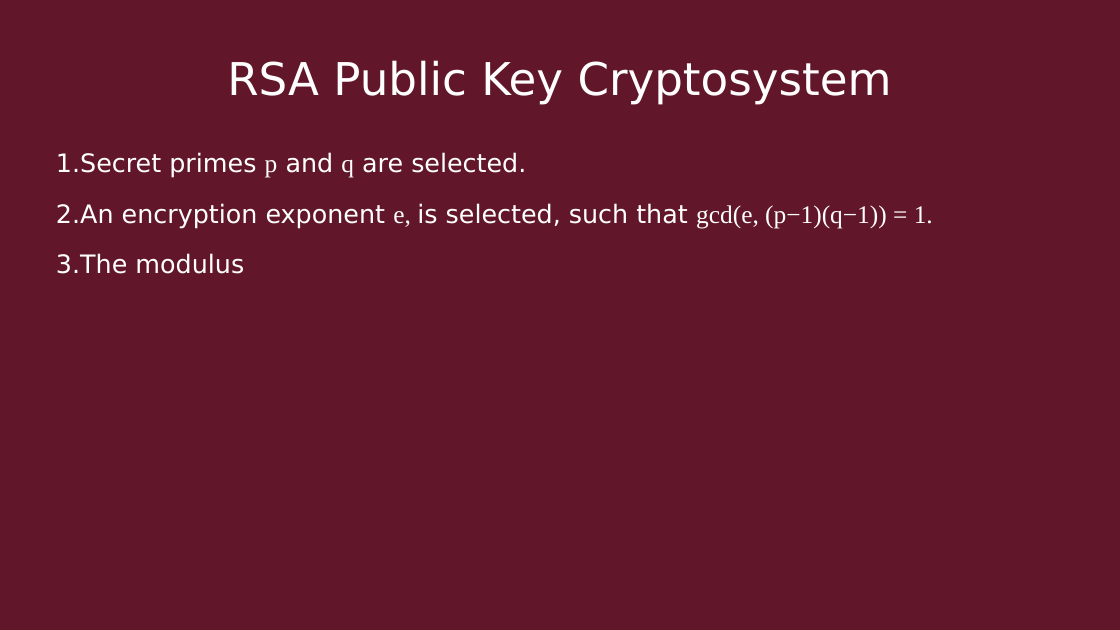
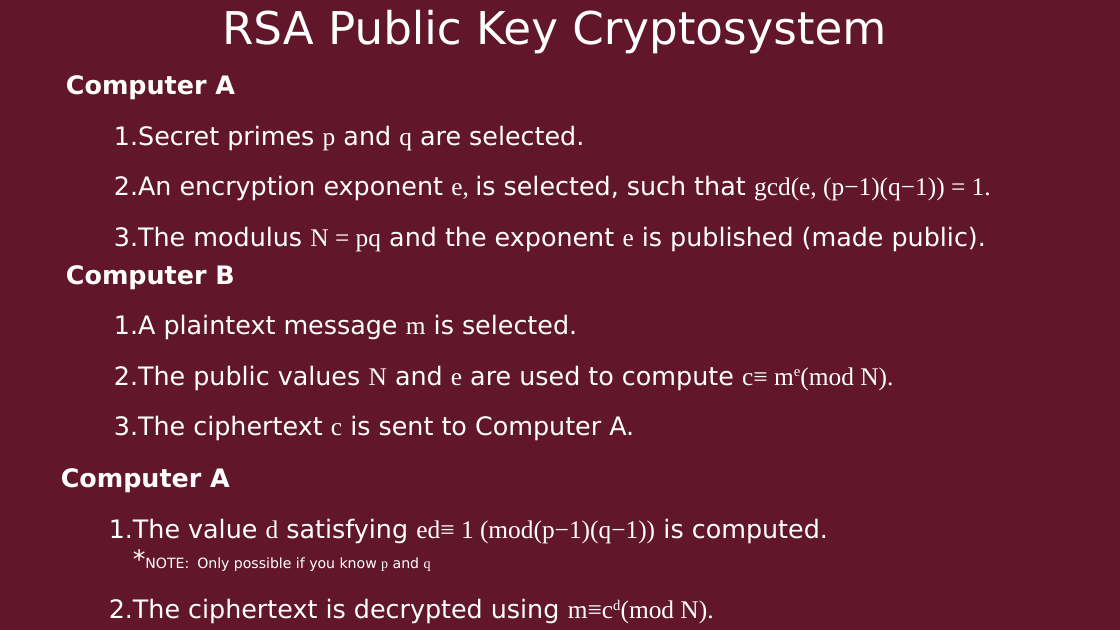
Before and after one commit to Quin-Darcy/seccom, a slide deck: slide 12 of presentation/cryptography_and_network_protocols.odp. Drawn at 1120x630 pixels with LibreOffice and Linux fonts; fonts in the diff are those of the drawing. Boxes give left, top, right and bottom in pixels: in the first picture for what was removed or moved away, otherwise in the second. Text is boxed around its words. In the diff, an @@ line names an element or a change of style, - is before the commit and + after.

```diff
--- a/presentation/cryptography_and_network_protocols.odp
+++ b/presentation/cryptography_and_network_protocols.odp
@@ title "RSA Public Key Cryptosystem": place and size @@
-title "RSA Public Key Cryptosystem" at <box>227,60,892,105</box>
+title "RSA Public Key Cryptosystem" at <box>222,9,886,54</box>
@@ text "Computer A": place and size @@
-text "Computer A" at <box>56,152,933,274</box>
+text "Computer A" at <box>66,75,991,252</box>
@@ text at <box>66,75,235,100</box>: paragraph added @@
+Computer A
@@ text at <box>114,125,991,201</box>: list level 1 to 3 in "Secret primes p and q ..."; list level 1 to 3 in "An encryption exponent e, is ..." @@
@@ text at <box>114,226,986,252</box>: text changed @@
-3. The modulus
+    3. The modulus N = pq and the exponent e is published (made public).
@@ text added at <box>66,264,893,441</box>, 18 pt, text #FFFFFF @@
+Computer B
+    1. A plaintext message m is selected.
+    2. The public values N and e are used to compute c≡ me(mod N).
+    3. The ciphertext c is sent to Computer A.
@@ text added at <box>61,468,828,624</box>, 18 pt, text #FFFFFF @@
+Computer A
+    1. The value d satisfying ed≡ 1 (mod(p−1)(q−1)) is computed.
+       *NOTE: Only possible if you know p and q
+    2. The ciphertext is decrypted using m≡cd(mod N).
```
Also in this commit, not shown: 1 other slide changed, 3 slides added, 1 other file.
